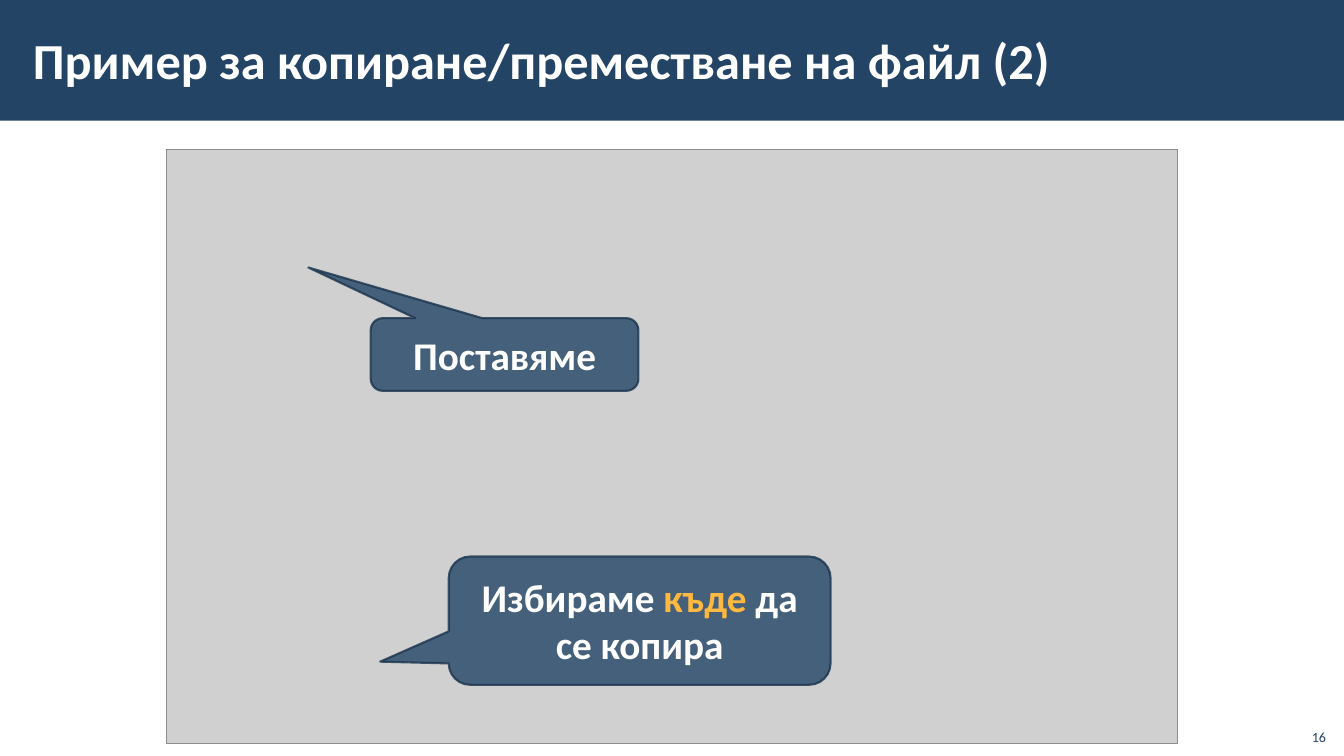
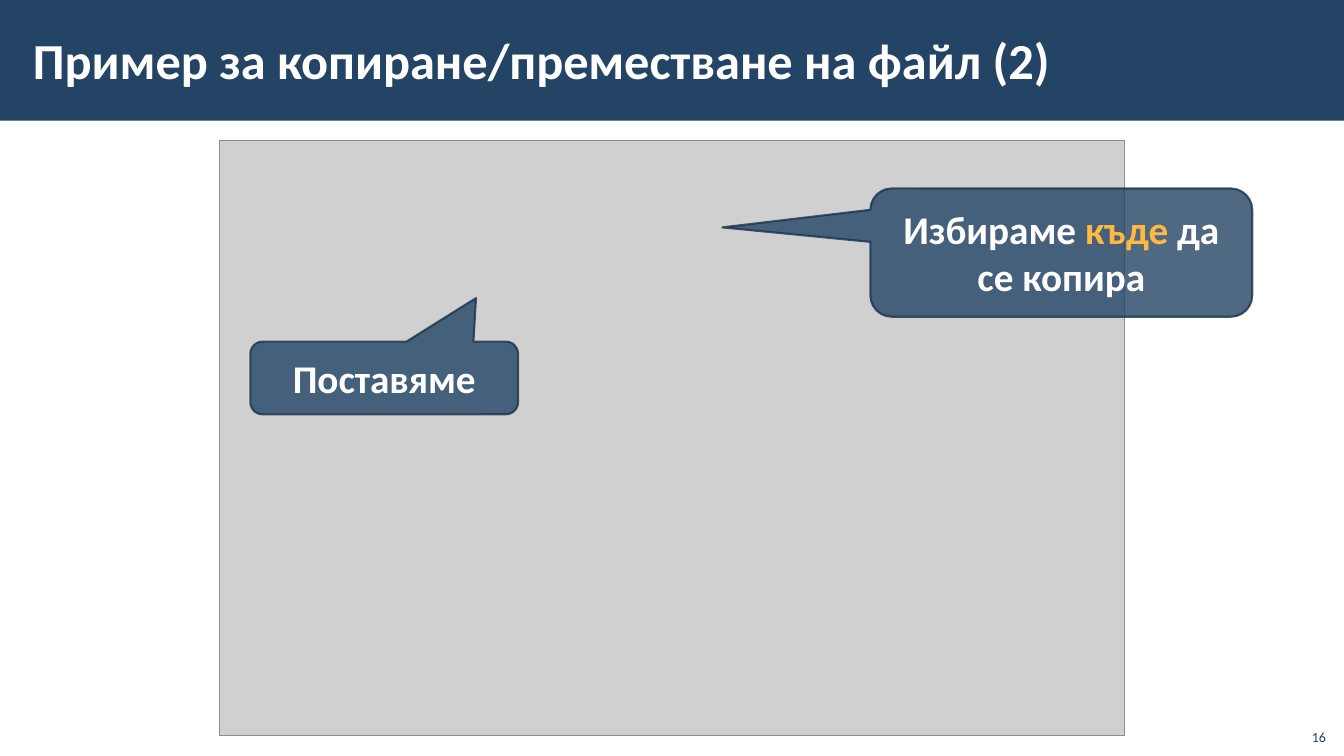
Before and after one commit to BG-IT-Edu/School-Programming, a slide deck: slide 16 of Courses/Computer-Modeling-and-IT/Computer-Modeling-and-IT-5-Class/04-File-System/04-File-System.pptx. Drawn at 1344x756 pixels with LibreOffice and Linux fonts; fonts in the diff are those of the drawing; grey boxes stand for pictures; background and template pictures are left out. Boxes give left, top, right and bottom in pixels: in the first picture for what was removed or moved away, otherwise in the second. Text is boxed around its words. In the diff, an @@ line names an element or a change of style, - is before the commit and + after.

```diff
--- a/Courses/Computer-Modeling-and-IT/Computer-Modeling-and-IT-5-Class/04-File-System/04-File-System.pptx
+++ b/Courses/Computer-Modeling-and-IT/Computer-Modeling-and-IT-5-Class/04-File-System/04-File-System.pptx
@@ picture: place and size @@
-picture at [167,149,1178,744]
+picture at [220,141,1125,736]
@@ rounded speech box "Избираме къде да се копира" at [871,189,1253,317]: proportions changed @@
@@ rounded speech box "Избираме къде да се копира": place and size @@
-rounded speech box "Избираме къде да се копира" at [449,557,831,685]
+rounded speech box "Избираме къде да се копира" at [871,189,1253,317]
@@ rounded speech box "Поставяме": place and size @@
-rounded speech box "Поставяме" at [371,319,639,391]
+rounded speech box "Поставяме" at [250,342,518,414]
@@ rounded speech box "Поставяме" at [250,342,518,414]: proportions changed @@
```
Also in this commit, not shown: 17 other slides changed.
